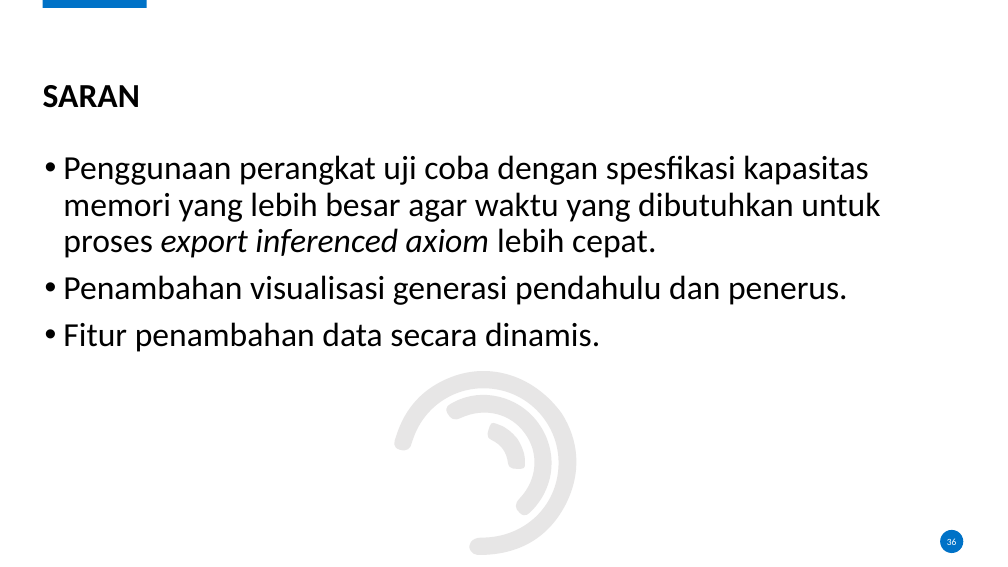
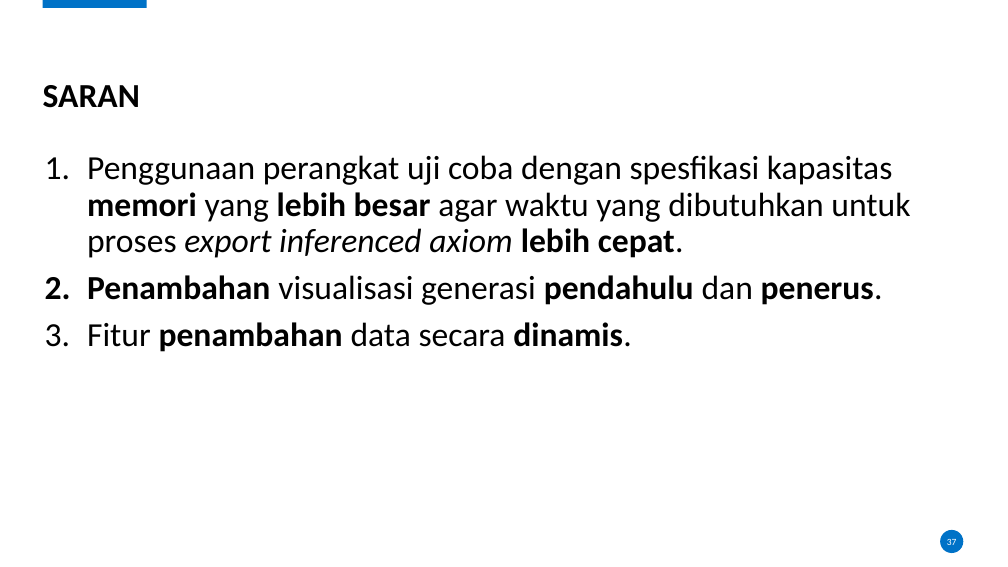
Before and after one commit to karyoutomoo/The-Tree-of-Heroes, a slide deck: slide 37 of 05111540000007-Faiq-Presentasi.pptx (slide 36 before the commit). Drawn at 1008x567 pixels with LibreOffice and Linux fonts; fonts in the diff are those of the drawing; background and template pictures are left out. Boxes give left, top, right and bottom in pixels: in the first picture for what was removed or moved away, otherwise in the second. Text is boxed around its words. In the diff, an @@ line names an element or a change of style, - is before the commit and + after.

```diff
--- a/05111540000007-Faiq-Presentasi.pptx
+++ b/05111540000007-Faiq-Presentasi.pptx
@@ text "Penggunaan perangkat uji coba dengan ..." at box(87, 155, 910, 352): bold on in "memori lebih besar lebih cepat.", "Penambahan pendahulu penerus.", "penambahan dinamis."; bullet • to 1. @@
@@ rectangle added at box(364, 335, 598, 567), fill #FFFFFF, outline #FFFFFF 1 pt @@
@@ freeform shape removed at box(442, 368, 579, 521) @@
@@ freeform shape removed at box(480, 415, 535, 478) @@
@@ page number at box(947, 539, 957, 545): text changed @@
-36
+37
```
Also in this commit, not shown: 24 other slides changed, 2 slides added, 1 slide removed, 5 other files.
